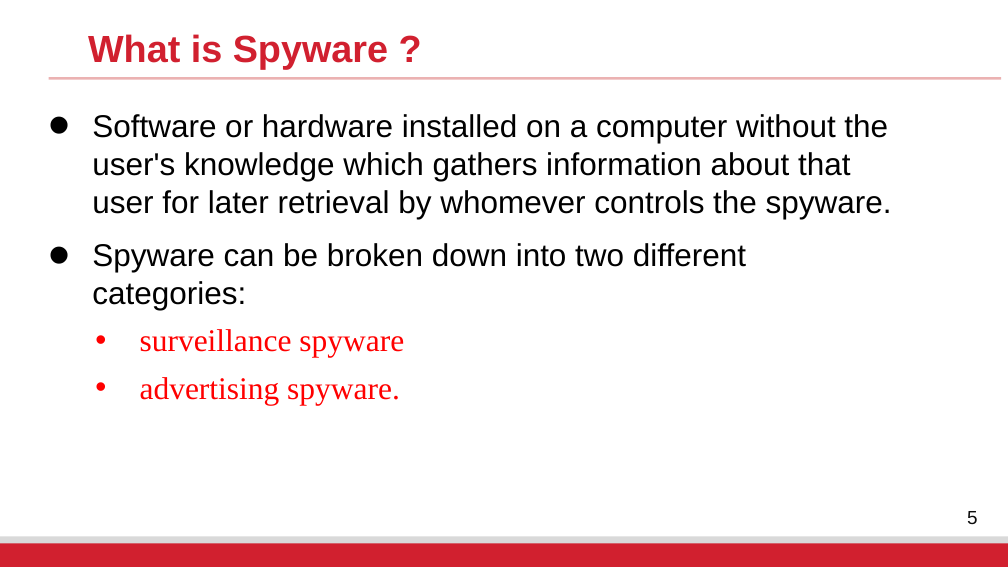
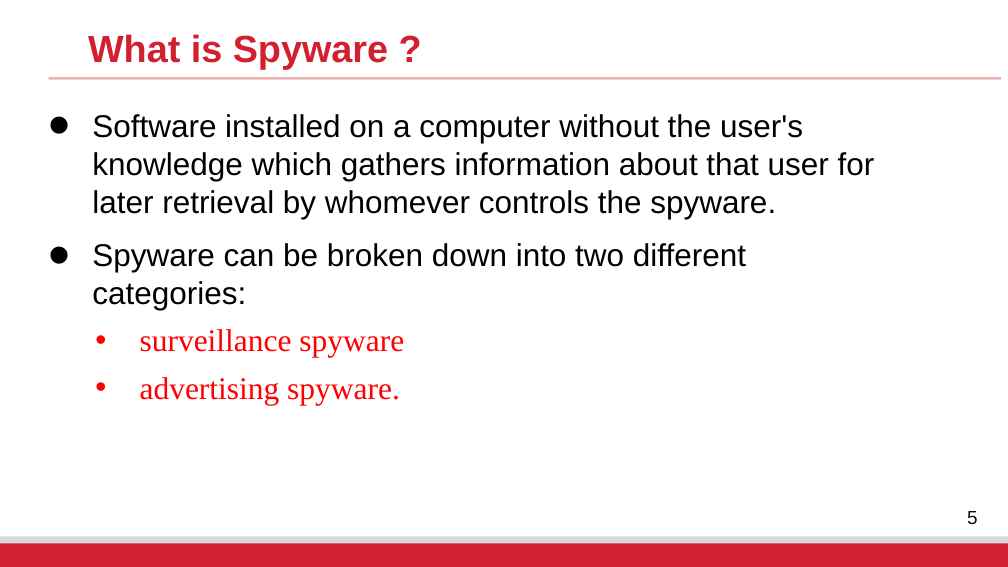
Before and after one commit to fangtian-zhong/fangtian-zhong.github.io, a slide deck: slide 5 of assets/slides/CSCI_591_Malicious_Code_Analysis_12.pptx. Drawn at 1008x567 pixels with LibreOffice and Linux fonts; fonts in the diff are those of the drawing; background and template pictures are left out. Boxes give left, top, right and bottom in pixels: in the first picture for what was removed or moved away, otherwise in the second. Text is boxed around its words. In the diff, an @@ line names an element or a change of style, - is before the commit and + after.

```diff
--- a/assets/slides/CSCI_591_Malicious_Code_Analysis_12.pptx
+++ b/assets/slides/CSCI_591_Malicious_Code_Analysis_12.pptx
@@ text at box(92, 114, 875, 219): text changed @@
-• Software or hardware installed on a computer without the user's knowledge which gathers information about that user for later retrieval by whomever controls the spyware.
+• Software installed on a computer without the user's knowledge which gathers information about that user for later retrieval by whomever controls the spyware.
```
Also in this commit, not shown: 10 other slides changed.
